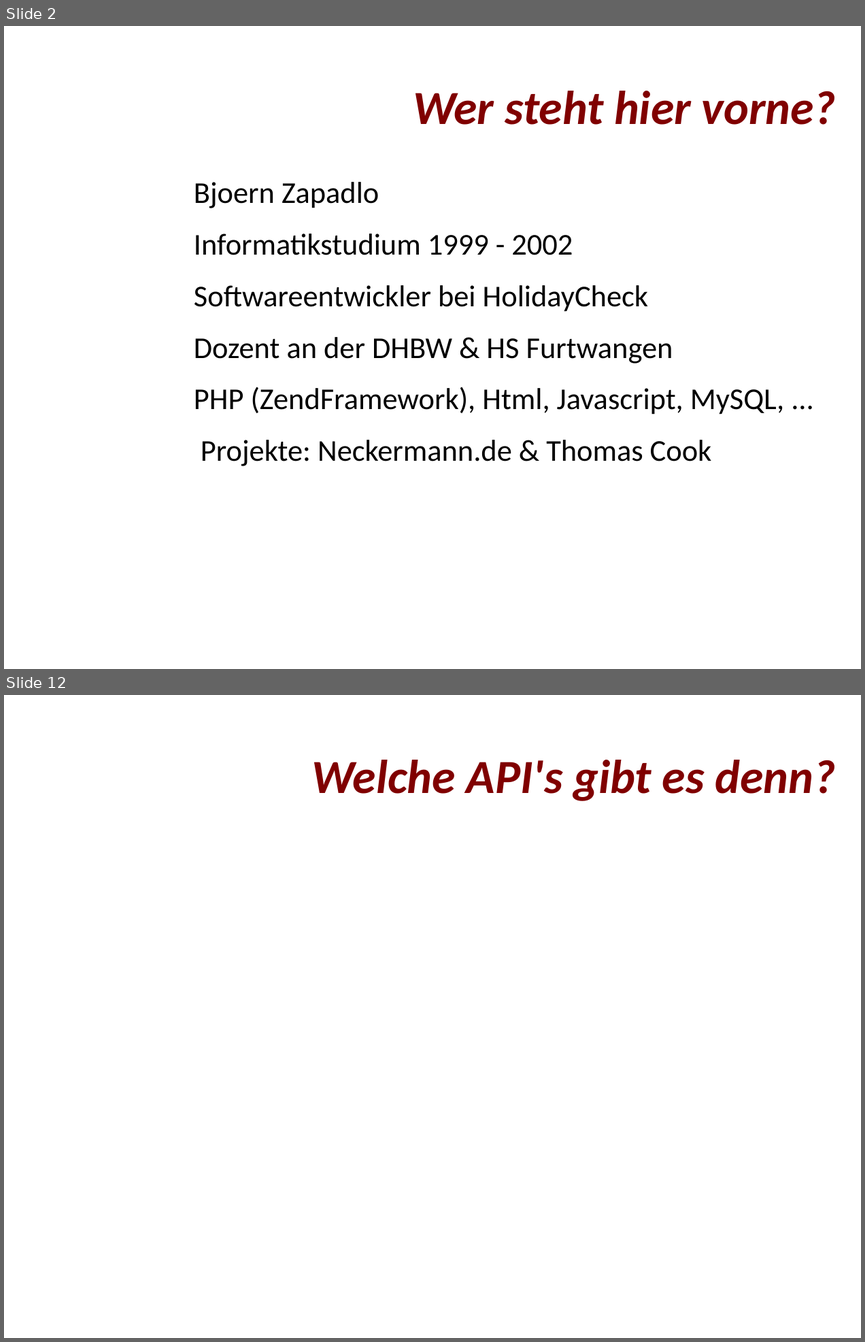
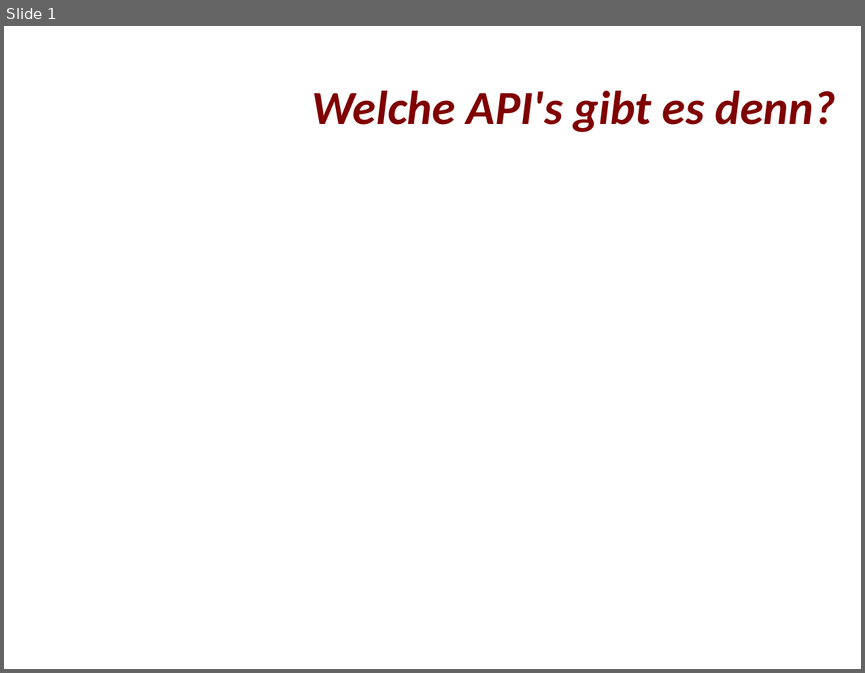
Before and after one commit to gmb2012/sae-api, a slide deck: stuff/api.odp. Shown one above the other, each under a label of ours: slides 2 and 12 before the commit, slide 1 after it; the slides between them are not shown. The pictures are 865x1342 and 865x673 pixels, drawn with LibreOffice and Linux fonts; fonts in the diff are those of the drawing; background and template pictures are left out. Boxes give left, top, right and bottom in pixels: in the first picture for what was removed or moved away, otherwise in the second. Text is boxed around its words. In the diff, an @@ line names an element or a change of style, - is before the commit and + after.

```diff
--- a/stuff/api.odp
+++ b/stuff/api.odp
@@ slide 2 removed at (x1=4, y1=26, x2=861, y2=669), background picture (left out) @@
@@ title removed at (x1=413, y1=91, x2=836, y2=125) @@
-Wer steht hier vorne?
@@ text removed at (x1=194, y1=182, x2=784, y2=466) @@
-● Bjoern Zapadlo
-● Informatikstudium 1999 - 2002
-● Softwareentwickler bei HolidayCheck
-● Dozent an der DHBW & HS Furtwangen
-● PHP (ZendFramework), Html, Javascript, MySQL, ...
-● Projekte: Neckermann.de & Thomas Cook
@@ page number removed at (x1=643, y1=597, x2=843, y2=641) @@
-2
@@ what was slide 12 is now slide 1 @@
```
Also in this commit, not shown: 13 other slides removed, 1 other file.
